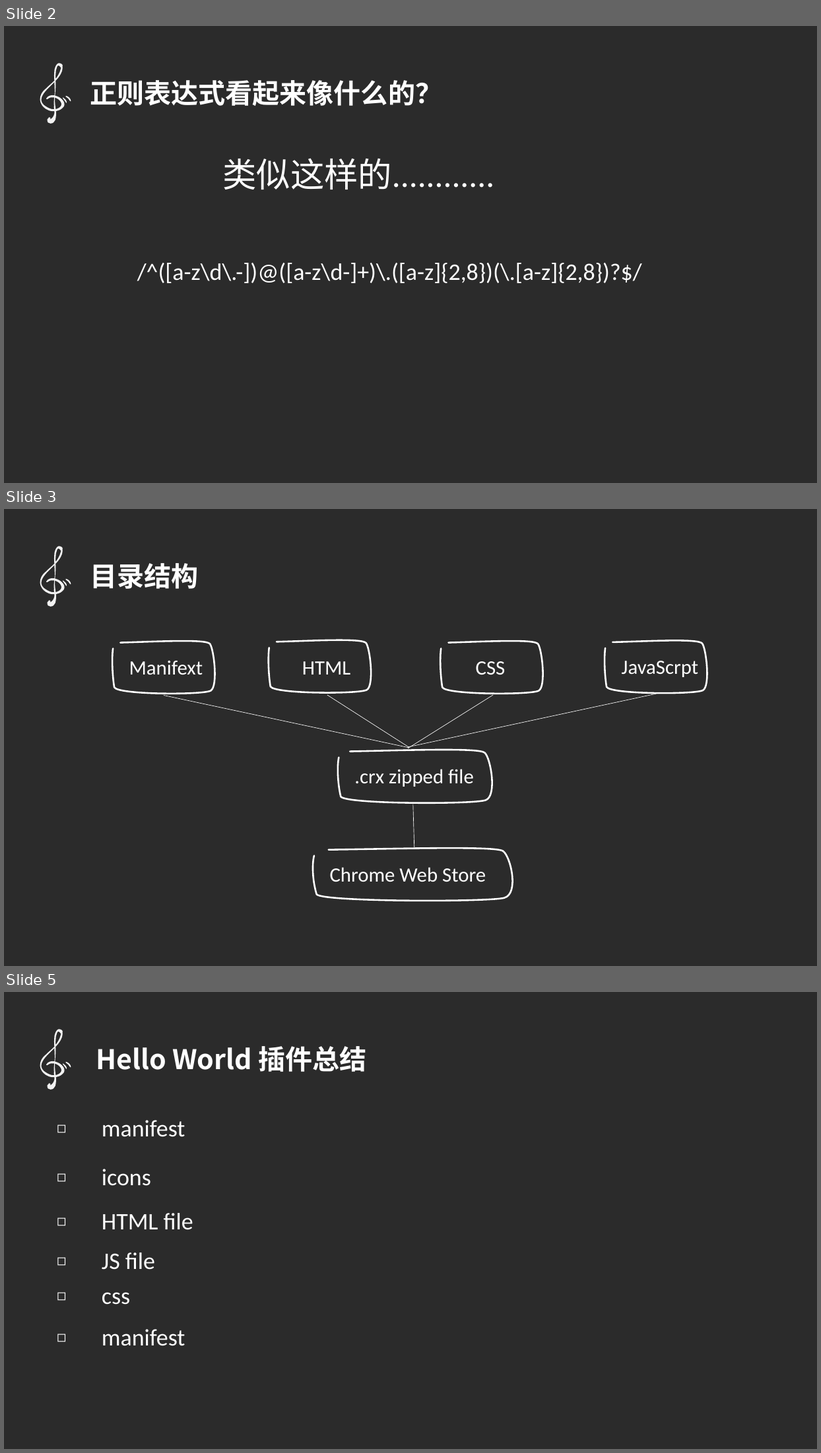
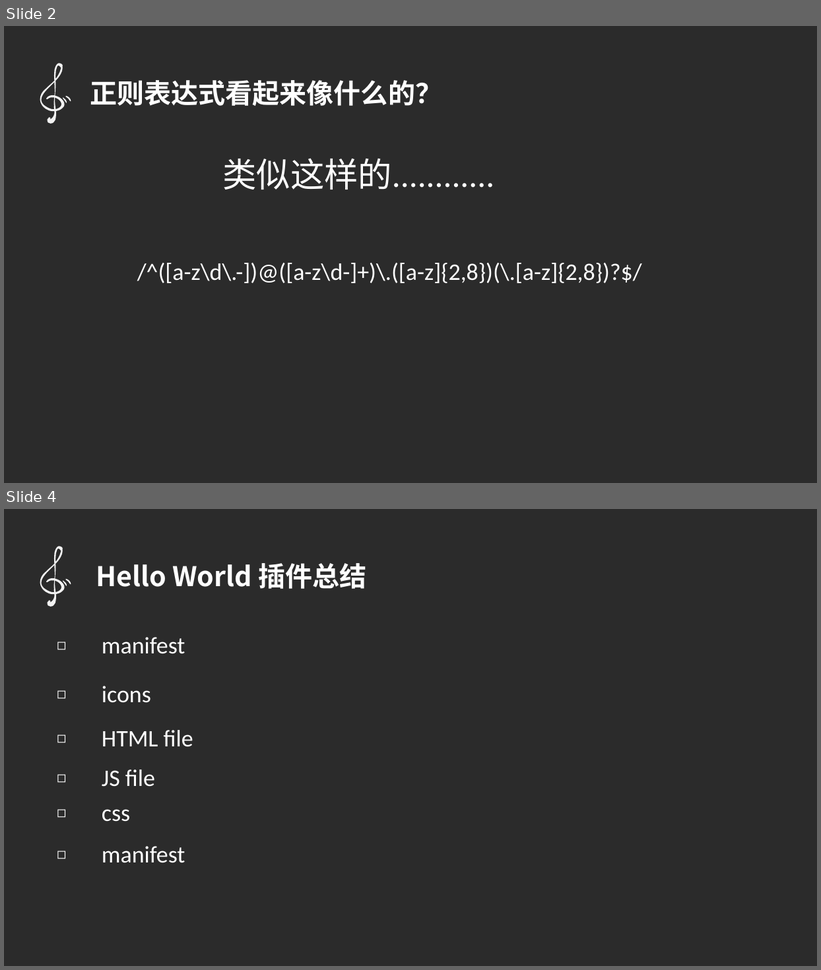
Before and after one commit to qq449245884/chromeTouir, a slide deck: 正则表达式/ppt.pptx. Shown one above the other, each under a label of ours: slides 2, 3 and 5 before the commit, slides 2 and 4 after it; the slides between them are not shown. The pictures are 821x1453 and 821x970 pixels, drawn with LibreOffice and Linux fonts; fonts in the diff are those of the drawing; background and template pictures are left out; a plain dark background stands for a picture behind light text. Boxes give left, top, right and bottom in pixels: in the first picture for what was removed or moved away, otherwise in the second. Text is boxed around its words. In the diff, an @@ line names an element or a change of style, - is before the commit and + after.

```diff
--- a/正则表达式/ppt.pptx
+++ b/正则表达式/ppt.pptx
@@ slide 3 removed at bbox=[4, 509, 817, 966], background picture (left out) @@
@@ freeform shape removed at bbox=[31, 543, 77, 610] @@
@@ text removed at bbox=[90, 563, 198, 589] @@
-目录结构
@@ freeform shape removed at bbox=[61, 580, 68, 586] @@
@@ freeform shape removed at bbox=[64, 578, 72, 585] @@
@@ freeform shape removed at bbox=[113, 642, 215, 694] @@
@@ freeform shape removed at bbox=[269, 640, 371, 692] @@
@@ freeform shape removed at bbox=[441, 642, 543, 694] @@
@@ freeform shape removed at bbox=[605, 641, 708, 693] @@
@@ text removed at bbox=[129, 661, 203, 675] @@
-Manifext
@@ text removed at bbox=[302, 661, 350, 675] @@
-HTML
@@ text removed at bbox=[476, 661, 506, 675] @@
-CSS
@@ text removed at bbox=[622, 661, 698, 677] @@
-JavaScrpt
@@ line removed from (164, 696) to (409, 748) @@
@@ line removed from (327, 695) to (409, 747) @@
@@ line removed from (493, 695) to (408, 749) @@
@@ line removed from (657, 694) to (408, 747) @@
@@ freeform shape removed at bbox=[338, 750, 492, 803] @@
@@ text removed at bbox=[354, 769, 474, 787] @@
-.crx zipped file
@@ line removed from (413, 804) to (415, 848) @@
@@ freeform shape removed at bbox=[313, 848, 512, 900] @@
@@ text removed at bbox=[330, 867, 486, 883] @@
-Chrome Web Store
@@ what was slide 5 is now slide 4 @@
```
Also in this commit, not shown: 1 slide added, 1 other slide removed, 2 other files.
